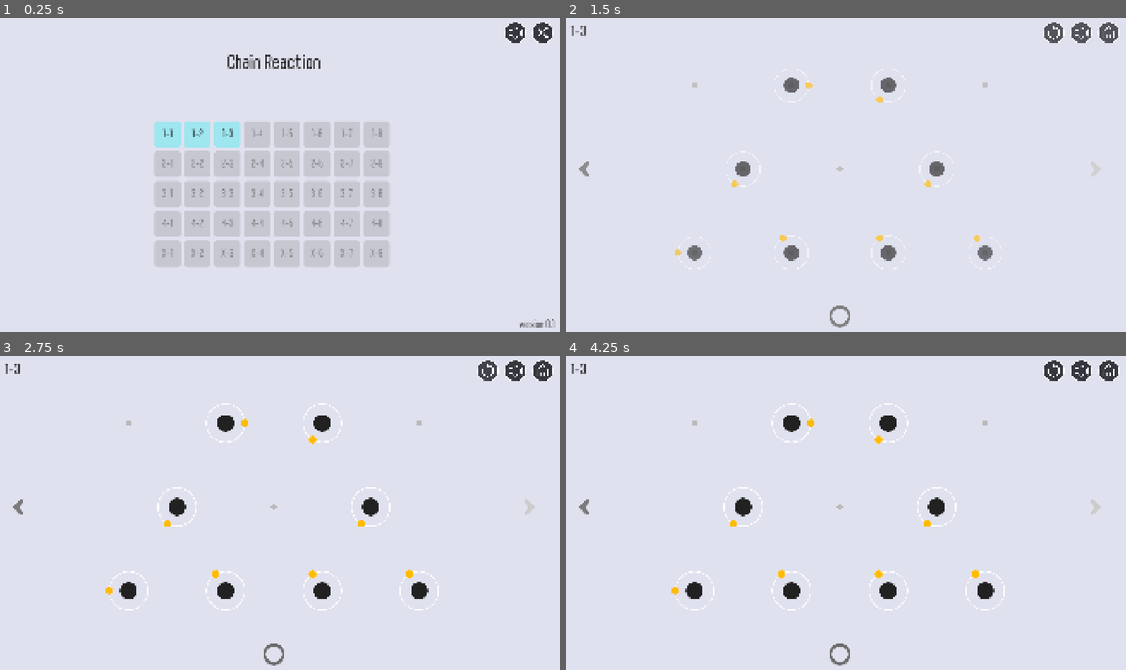
Above: before the commit, frames 1-4 (two rows, left to right).
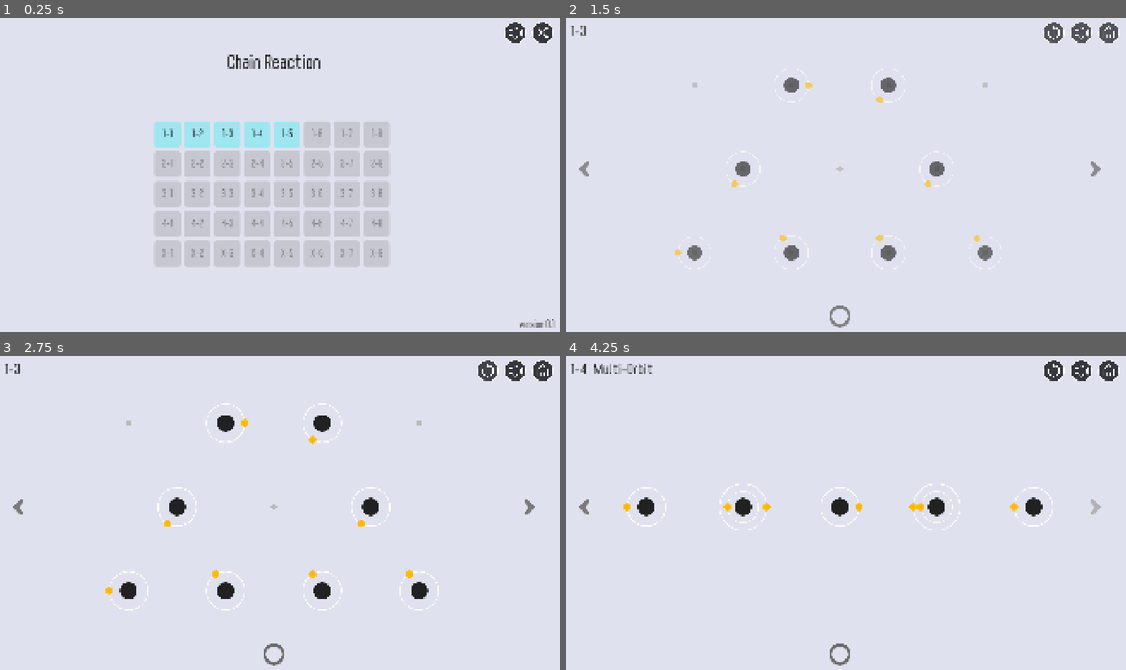
Above: after the commit, the same moments.

Repository: Ggross98/Godot-ChainReaction
Game: Godot game, scene res://scenes/main_menu.tscn
The game is run twice, just before and just after one commit, with the same random seed, the same clock (stepped at 60 frames per second) and the same inputs. Sound files missing from this copy of the repository are replaced by a short silence.
Inputs (mouse positions are in pixels of both pictures, inside the frame that each line leads up to):
- Up to frame 1 (0.25 s): no input
- Up to frame 2 (1.5 s): click "1-3" at 0.5 s; click (1053, 33) at 1.25 s
- Up to frame 3 (2.75 s): click (487, 371) at 2 s
- Up to frame 4 (4.25 s): click (1053, 371) at 2.75 s; click (1092, 506) at 3.52 s

The runs differ from the first frame. In frame 1, 0.8% of the frame differs, in the area x 43-54%, y 33-42%; in frame 2, less than 0.1%; in frame 3, less than 0.1%; in frame 4, 2.7%, in the area x 2-96%, y 2-82%.

Commit message:
修改解锁关卡数量

Diff:
--- a/chain-reaction/scripts/app/save_account.gd
+++ b/chain-reaction/scripts/app/save_account.gd
@@ -5,7 +5,7 @@
 
 const DEFAULT_PATH := "user://account.cfg"
 const SLOT := "Player"
-const UNLOCK_BUDGET := 3
+const UNLOCK_BUDGET := 5
 const STATE_CLEARED := "cleared"
 const STATE_UNLOCKED := "unlocked"
 const STATE_LOCKED := "locked"
--- a/chain-reaction/tests/run_phase_d.gd
+++ b/chain-reaction/tests/run_phase_d.gd
@@ -68,10 +68,10 @@
 	session.goto_next()
 	_check(session.map_id() == "1-2", "next to 1-2")
 	_check(session.can_goto_prev(), "1-2 can go prev")
-	_check(session.start_pack(_GameLaunch.CAMPAIGN, "1-3"), "loads 1-3")
-	_check(not session.can_goto_next(), "locked 1-4 blocks next")
-	session.goto_next()
-	_check(session.map_id() == "1-3", "stays when next is locked")
+	_check(session.start_pack(_GameLaunch.CAMPAIGN, "1-5"), "loads 1-5")
+	_check(not session.can_goto_next(), "locked 1-6 blocks next")
+	session.goto_next()
+	_check(session.map_id() == "1-5", "stays when next is locked")
 	_check(session.start_pack(_GameLaunch.CAMPAIGN, "X-8"), "loads X-8")
 	_check(not session.can_goto_next(), "last map has no next")
 	session.goto_next()
--- a/chain-reaction/tests/run_phase_e.gd
+++ b/chain-reaction/tests/run_phase_e.gd
@@ -73,10 +73,12 @@
 	_check(_SaveAccount.campaign_cell_state(0, 40, empty) == _SaveAccount.STATE_UNLOCKED, "index 0 unlocked")
 	_check(_SaveAccount.campaign_cell_state(1, 40, empty) == _SaveAccount.STATE_UNLOCKED, "index 1 unlocked")
 	_check(_SaveAccount.campaign_cell_state(2, 40, empty) == _SaveAccount.STATE_UNLOCKED, "index 2 unlocked")
-	_check(_SaveAccount.campaign_cell_state(3, 40, empty) == _SaveAccount.STATE_LOCKED, "index 3 locked")
+	_check(_SaveAccount.campaign_cell_state(3, 40, empty) == _SaveAccount.STATE_UNLOCKED, "index 3 unlocked")
+	_check(_SaveAccount.campaign_cell_state(4, 40, empty) == _SaveAccount.STATE_UNLOCKED, "index 4 unlocked")
+	_check(_SaveAccount.campaign_cell_state(5, 40, empty) == _SaveAccount.STATE_LOCKED, "index 5 locked")
 	_check(_SaveAccount.is_playable(true, 0, 40, empty), "0 playable")
-	_check(_SaveAccount.is_playable(true, 2, 40, empty), "2 playable")
-	_check(not _SaveAccount.is_playable(true, 3, 40, empty), "3 not playable")
+	_check(_SaveAccount.is_playable(true, 4, 40, empty), "4 playable")
+	_check(not _SaveAccount.is_playable(true, 5, 40, empty), "5 not playable")
 
 
 func _test_cleared_unlocks_next() -> void:
@@ -84,8 +86,8 @@
 	_SaveAccount.reset_memory()
 	_SaveAccount.mark_cleared(0)
 	_check(_SaveAccount.campaign_cell_state(0, 40) == _SaveAccount.STATE_CLEARED, "0 cleared color state")
-	_check(_SaveAccount.campaign_cell_state(3, 40) == _SaveAccount.STATE_UNLOCKED, "3 unlocked after clearing 0")
-	_check(_SaveAccount.is_playable(true, 3, 40), "3 playable after clearing 0")
+	_check(_SaveAccount.campaign_cell_state(5, 40) == _SaveAccount.STATE_UNLOCKED, "5 unlocked after clearing 0")
+	_check(_SaveAccount.is_playable(true, 5, 40), "5 playable after clearing 0")
 	_check(_SaveAccount.cell_color(_SaveAccount.STATE_CLEARED).is_equal_approx(Color(0.10, 0.63, 0.60)), "cleared color")
 	_check(_SaveAccount.cell_color(_SaveAccount.STATE_UNLOCKED).is_equal_approx(Color(0.62, 0.90, 0.94)), "unlocked color")
 
